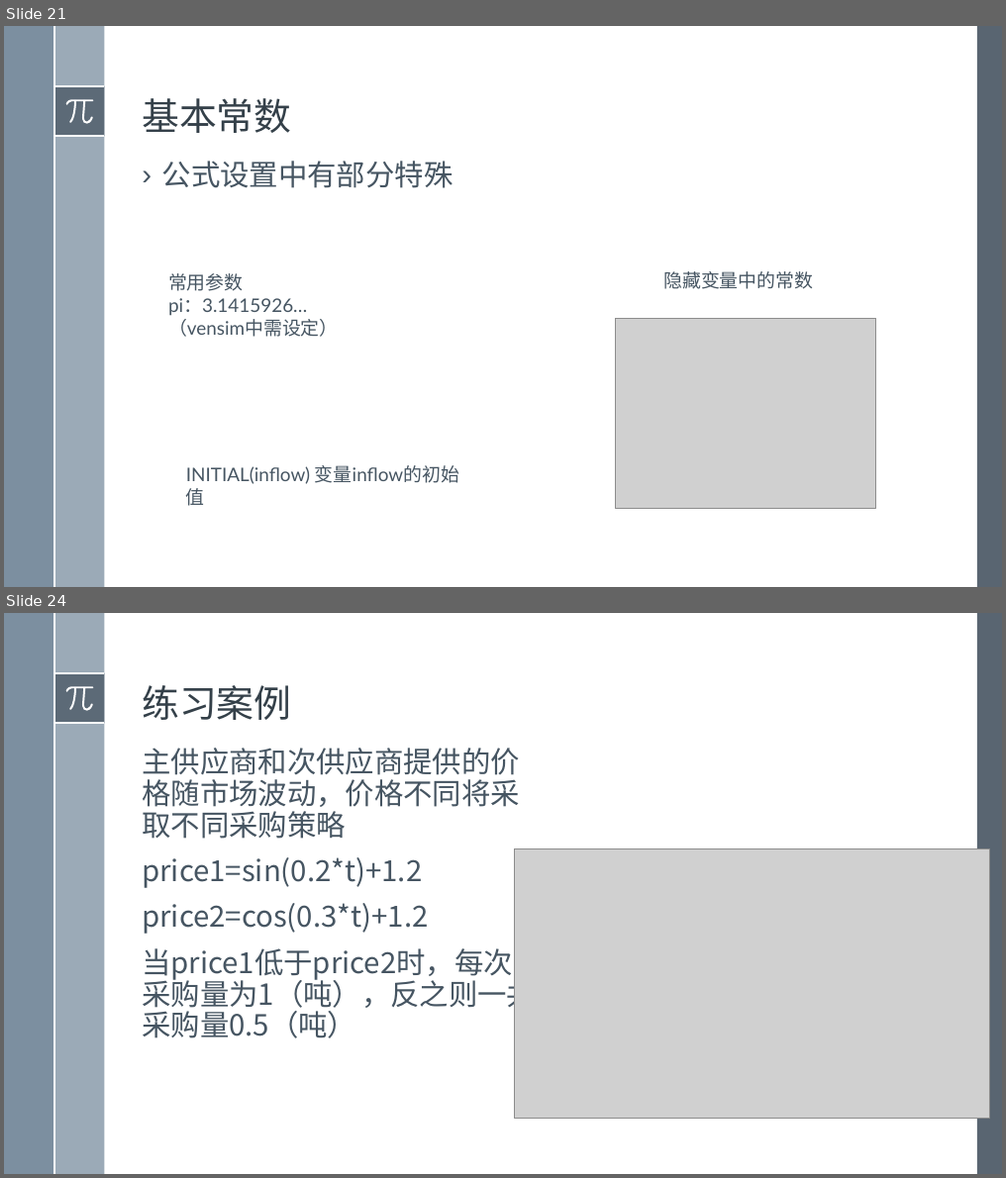
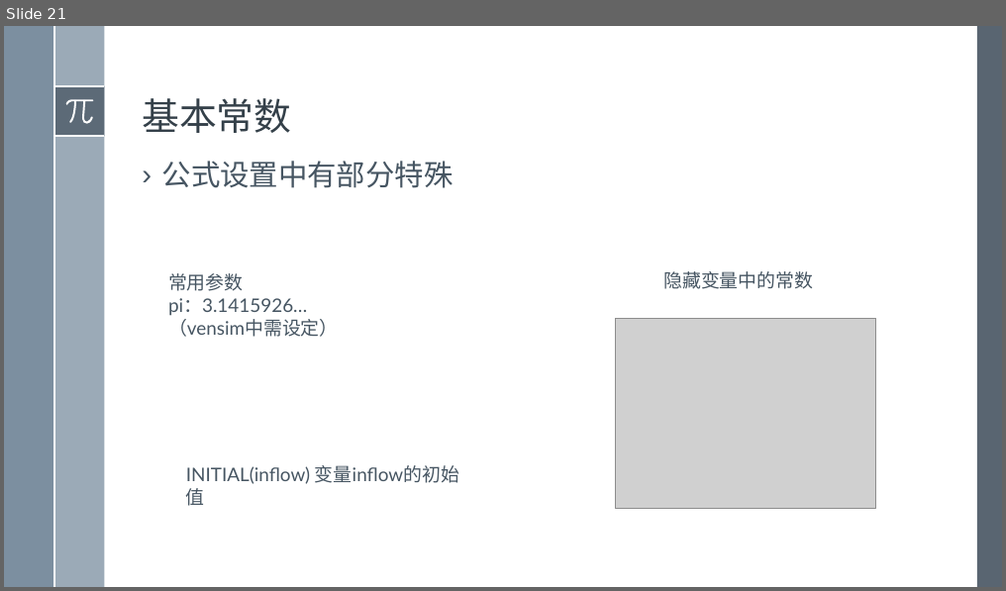
Before and after one commit to exoplanetX/SystemDynamics, a slide deck: 系统仿真-3-操作基础.pptx. Shown one above the other, each under a label of ours: slides 21 and 24 before the commit, slide 21 after it; the slides between them are not shown. The pictures are 1006x1178 and 1006x591 pixels, drawn with LibreOffice and Linux fonts; fonts in the diff are those of the drawing; grey boxes stand for pictures. Boxes give left, top, right and bottom in pixels: in the first picture for what was removed or moved away, otherwise in the second. Text is boxed around its words. In the diff, an @@ line names an element or a change of style, - is before the commit and + after.

```diff
--- a/系统仿真-3-操作基础.pptx
+++ b/系统仿真-3-操作基础.pptx
@@ slide 24 removed at [4,613,1002,1174], background #FFFFFF; not listed: 8 template elements that a slide beside it also shows @@
@@ title removed at [142,685,291,720] @@
-练习案例
@@ text removed at [142,748,536,1039] @@
-主供应商和次供应商提供的价格随市场波动，价格不同将采取不同采购策略
-price1=sin(0.2*t)+1.2
-price2=cos(0.3*t)+1.2
-当price1低于price2时，每次采购量为1（吨），反之则一共采购量0.5（吨）
@@ picture removed at [515,849,989,1118] @@
```
Also in this commit, not shown: 1 slide changed, 7 other slides removed, 1 other file.
